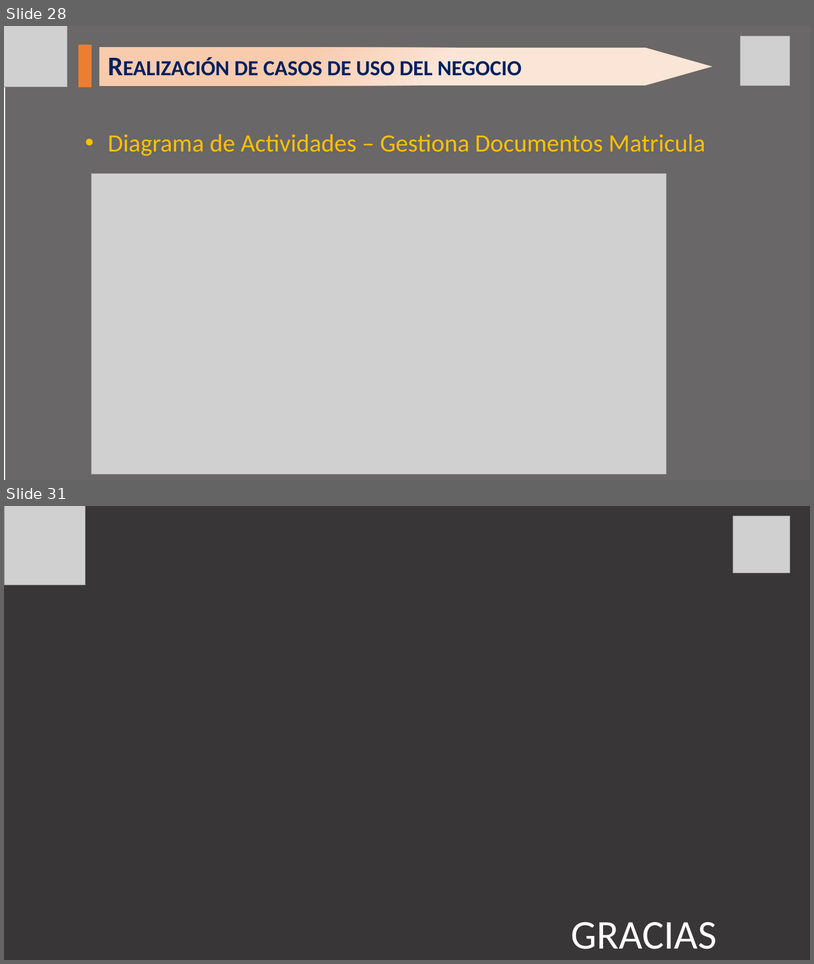
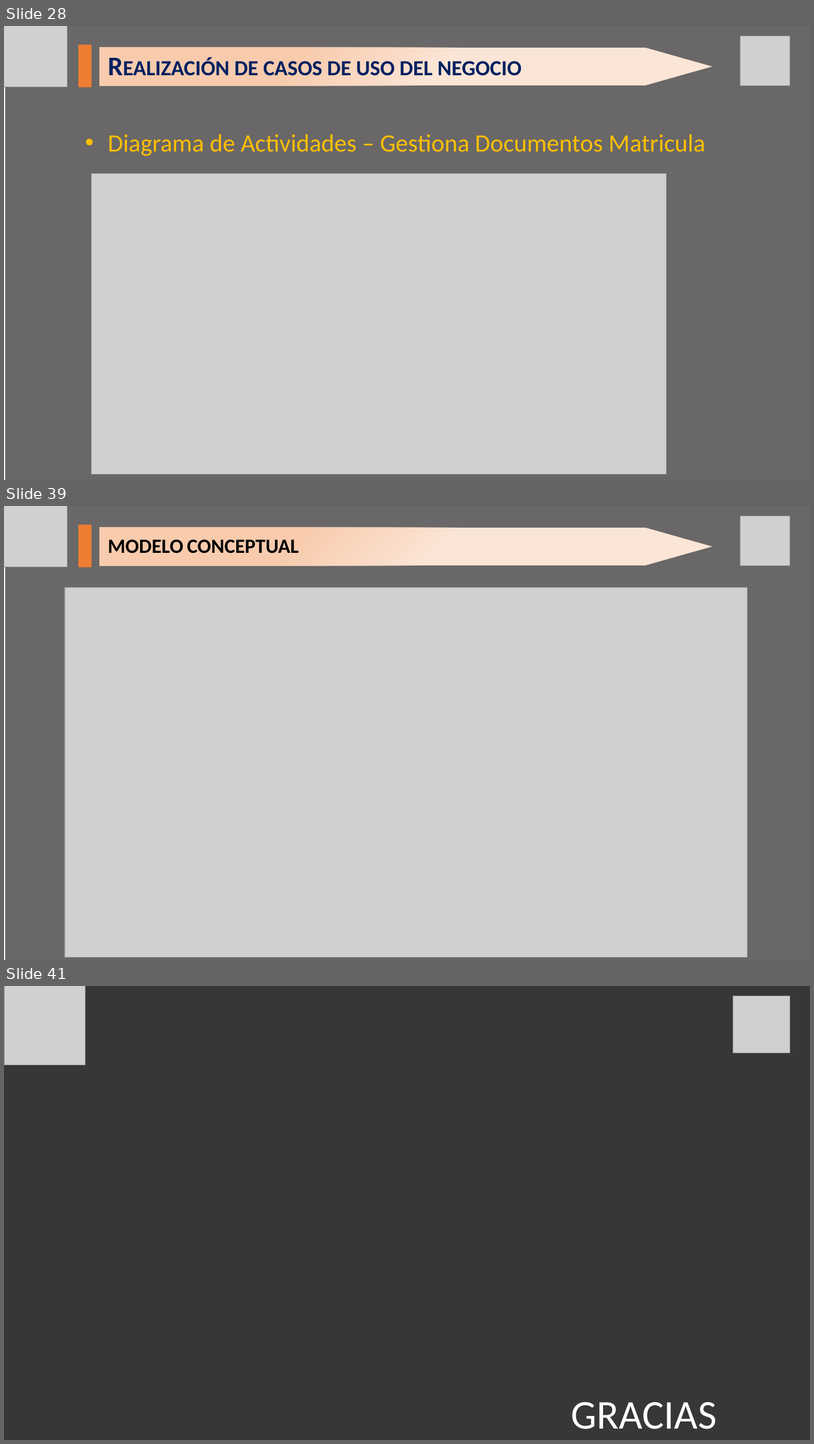
Before and after one commit to rojfrank/ing_req_rr, a slide deck: Requerimiento_Presentacion1.pptx. Shown one above the other, each under a label of ours: slides 28 and 31 before the commit, slides 28, 39 and 41 after it; the slides between them are not shown. The pictures are 814x964 and 814x1444 pixels, drawn with LibreOffice and Linux fonts; fonts in the diff are those of the drawing; grey boxes stand for pictures; background and template pictures are left out; a plain dark background stands for a picture behind light text. Boxes give left, top, right and bottom in pixels: in the first picture for what was removed or moved away, otherwise in the second. Text is boxed around its words. In the diff, an @@ line names an element or a change of style, - is before the commit and + after.

```diff
--- a/Requerimiento_Presentacion1.pptx
+++ b/Requerimiento_Presentacion1.pptx
@@ slide 39 added at bbox=[4, 506, 810, 960], background picture (left out) @@
@@ picture added at bbox=[4, 506, 68, 567] @@
@@ rectangle added at bbox=[5, 506, 810, 960], fill #3B3838 at 76% opacity @@
@@ picture added at bbox=[741, 516, 791, 566] @@
@@ rectangle added at bbox=[79, 525, 91, 567], fill #ED7D31, outline #ED7D31 1 pt @@
@@ pentagon arrow added at bbox=[99, 528, 713, 566], fill gradient #FBE5D6 to #F8CBAD @@
@@ title added at bbox=[108, 540, 299, 553], 24 pt, text #000000, bold, small capitals @@
+MODELO CONCEPTUAL
@@ picture added at bbox=[65, 587, 747, 957] @@
@@ what was slide 31 is now slide 41 @@
```
Also in this commit, not shown: 14 slides changed, 10 other slides added, 1 slide removed, 1 other file.
